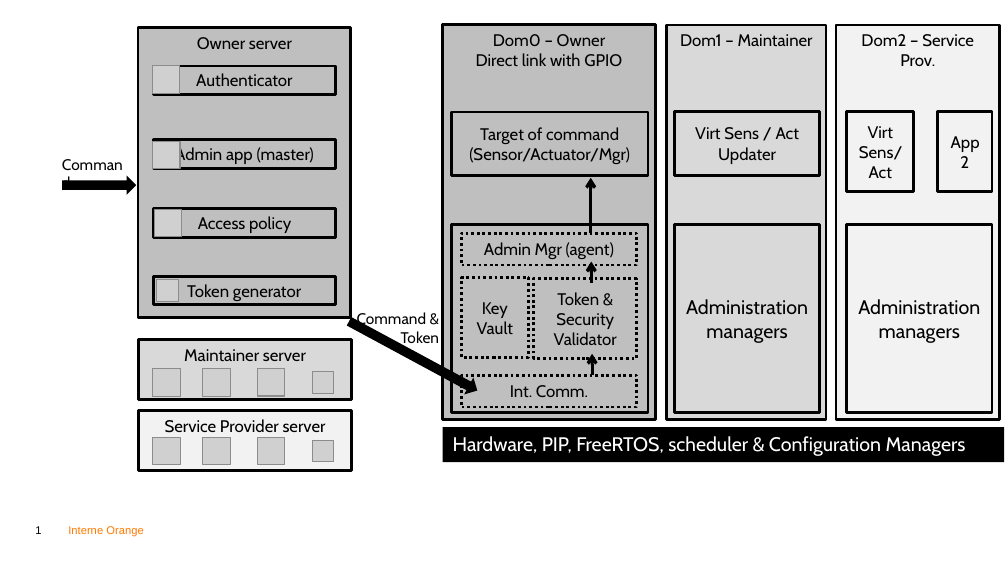
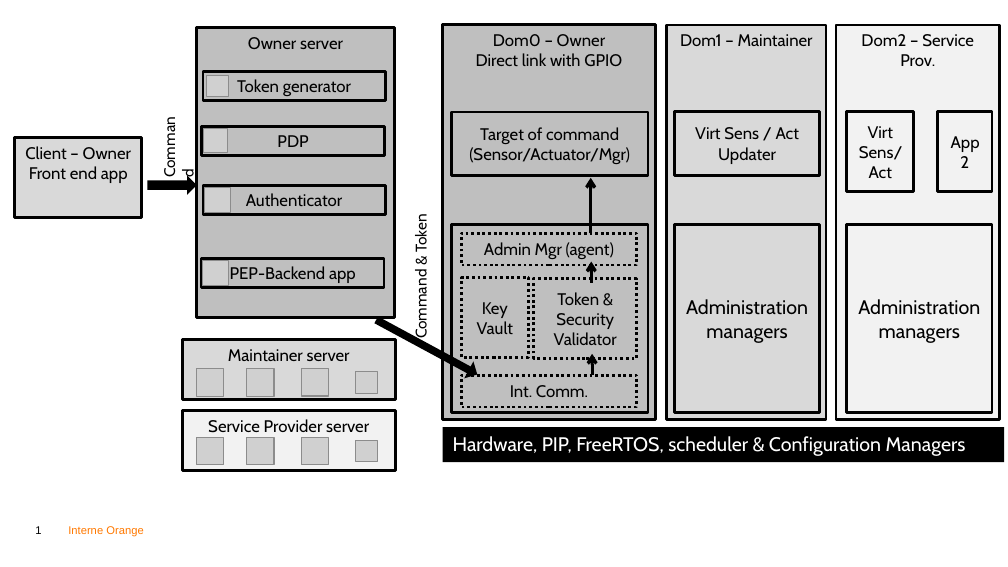
Before and after one commit to ymah/pip-odsi, a slide deck: slide 1 of papier/odsi_wp1wp3/figures/management model.pptx. Drawn at 1008x567 pixels with LibreOffice and Linux fonts; fonts in the diff are those of the drawing; grey boxes stand for pictures. Boxes give left, top, right and bottom in pixels: in the first picture for what was removed or moved away, otherwise in the second. Text is boxed around its words. In the diff, an @@ line names an element or a change of style, - is before the commit and + after.

```diff
--- a/papier/odsi_wp1wp3/figures/management model.pptx
+++ b/papier/odsi_wp1wp3/figures/management model.pptx
@@ rectangle "Owner server" resized from (x1=138, y1=27, x2=351, y2=318) to (x1=197, y1=27, x2=394, y2=318) @@
@@ rectangle "Token generator" moved from (x1=153, y1=276, x2=336, y2=304) to (x1=203, y1=72, x2=385, y2=100) @@
@@ rectangle "Token generator" at (x1=203, y1=72, x2=385, y2=100): fill none to #BFBFBF @@
@@ picture moved from (x1=157, y1=280, x2=178, y2=301) to (x1=207, y1=76, x2=228, y2=97) @@
@@ text "Command" at (x1=159, y1=113, x2=178, y2=178): rotation 0 to 270 degrees @@
@@ text "Command" moved from (x1=62, y1=155, x2=128, y2=174) to (x1=159, y1=113, x2=178, y2=178) @@
@@ rectangle added at (x1=15, y1=138, x2=142, y2=219), fill #D9D9D9, outline #000000 2 pt, 12 pt, text #000000 @@
+Client – Owner Front end app
@@ rectangle removed at (x1=153, y1=140, x2=336, y2=168) @@
-Admin app (master)
@@ rectangle added at (x1=202, y1=127, x2=384, y2=155), fill #BFBFBF, outline #000000 2 pt, 12 pt, text #000000 @@
+PDP
@@ picture moved from (x1=153, y1=141, x2=180, y2=168) to (x1=204, y1=129, x2=228, y2=153) @@
@@ right arrow resized from (x1=62, y1=175, x2=137, y2=195) to (x1=147, y1=175, x2=197, y2=195) @@
@@ rectangle removed at (x1=153, y1=209, x2=336, y2=237) @@
-Access policy
@@ rectangle "Authenticator" at (x1=203, y1=185, x2=385, y2=214): fill none to #BFBFBF @@
@@ rectangle "Authenticator" moved from (x1=153, y1=67, x2=336, y2=95) to (x1=203, y1=185, x2=385, y2=214) @@
@@ picture moved from (x1=152, y1=66, x2=179, y2=93) to (x1=205, y1=187, x2=230, y2=213) @@
@@ text "Command & Token" moved from (x1=357, y1=312, x2=440, y2=348) to (x1=412, y1=217, x2=431, y2=336) @@
@@ text "Command & Token" at (x1=412, y1=217, x2=431, y2=336): rotation 0 to 270 degrees @@
@@ rectangle added at (x1=202, y1=259, x2=384, y2=287), fill #BFBFBF, outline #000000 2 pt, 12 pt, text #000000 @@
+PEP-Backend app
@@ picture moved from (x1=154, y1=210, x2=181, y2=237) to (x1=203, y1=260, x2=229, y2=286) @@
@@ right arrow resized from (x1=345, y1=313, x2=483, y2=400) to (x1=371, y1=312, x2=481, y2=383) @@
@@ right arrow at (x1=371, y1=312, x2=481, y2=383): proportions changed @@
@@ 8 pictures, 2 rectangles moved together from (x1=139, y1=340, x2=352, y2=470) to (x1=182, y1=340, x2=395, y2=470) @@
```
Also in this commit, not shown: 10 other files.
